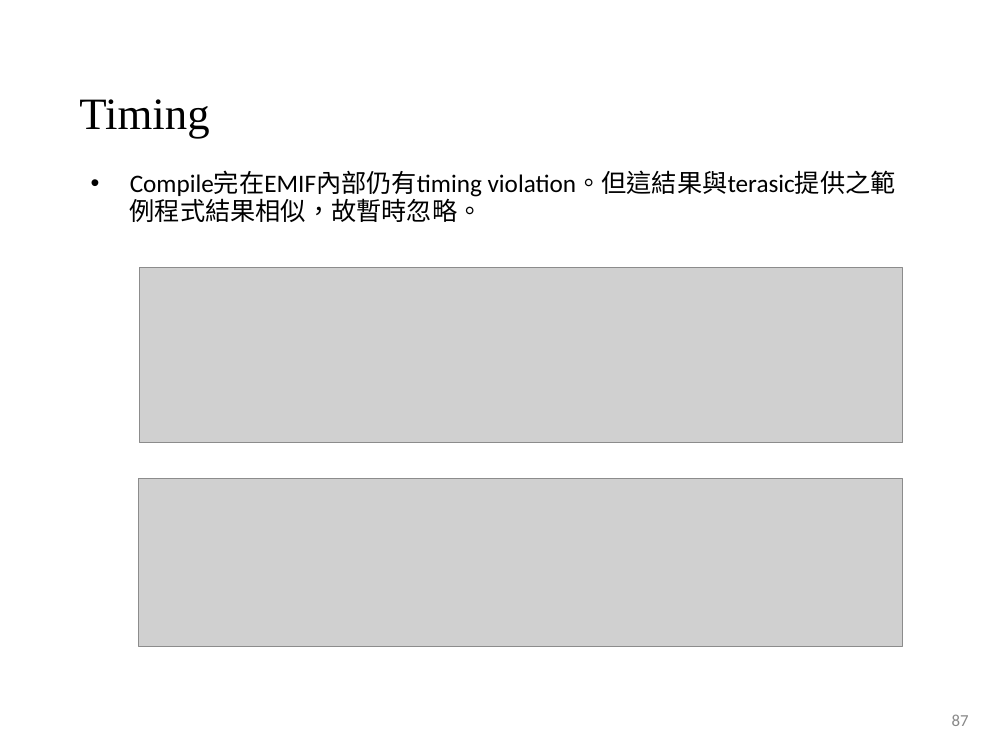
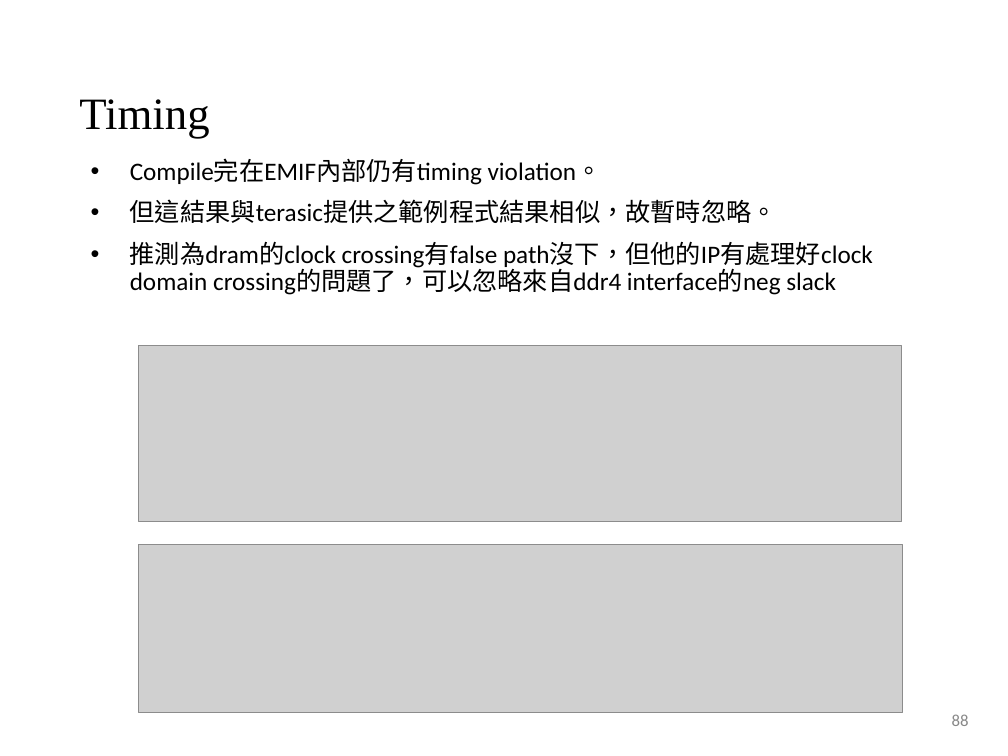
Before and after one commit to shihjimmy/riffa, a slide deck: slide 88 of RIFFA_tutorial_2025.pptx (slide 87 before the commit). Drawn at 1008x756 pixels with LibreOffice and Linux fonts; fonts in the diff are those of the drawing; grey boxes stand for pictures; background and template pictures are left out. Boxes give left, top, right and bottom in pixels: in the first picture for what was removed or moved away, otherwise in the second. Text is boxed around its words. In the diff, an @@ line names an element or a change of style, - is before the commit and + after.

```diff
--- a/RIFFA_tutorial_2025.pptx
+++ b/RIFFA_tutorial_2025.pptx
@@ text at bbox=[130, 160, 873, 295]: text changed @@
-• Compile完在EMIF內部仍有timing violation。但這結果與terasic提供之範例程式結果相似，故暫時忽略。
+• Compile完在EMIF內部仍有timing violation。
+• 但這結果與terasic提供之範例程式結果相似，故暫時忽略。
+• 推測為dram的clock crossing有false path沒下，但他的IP有處理好clock domain crossing的問題了，可以忽略來自ddr4 interface的neg slack
@@ picture: place and size @@
-picture at bbox=[139, 267, 902, 443]
+picture at bbox=[138, 346, 901, 521]
@@ picture: place and size @@
-picture at bbox=[138, 478, 902, 646]
+picture at bbox=[138, 544, 902, 713]
@@ page number at bbox=[952, 714, 969, 726]: text changed @@
-87
+88
```
Also in this commit, not shown: 40 other slides changed, 1 slide added, 2 slides removed.
